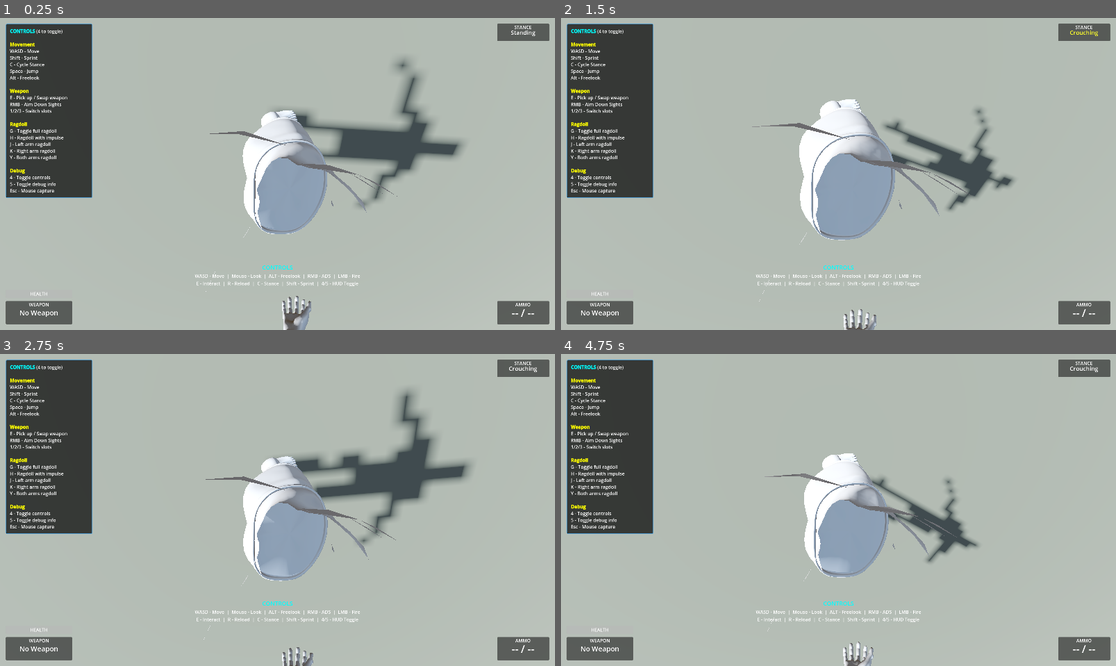
Above: before the commit, frames 1-4 (two rows, left to right).
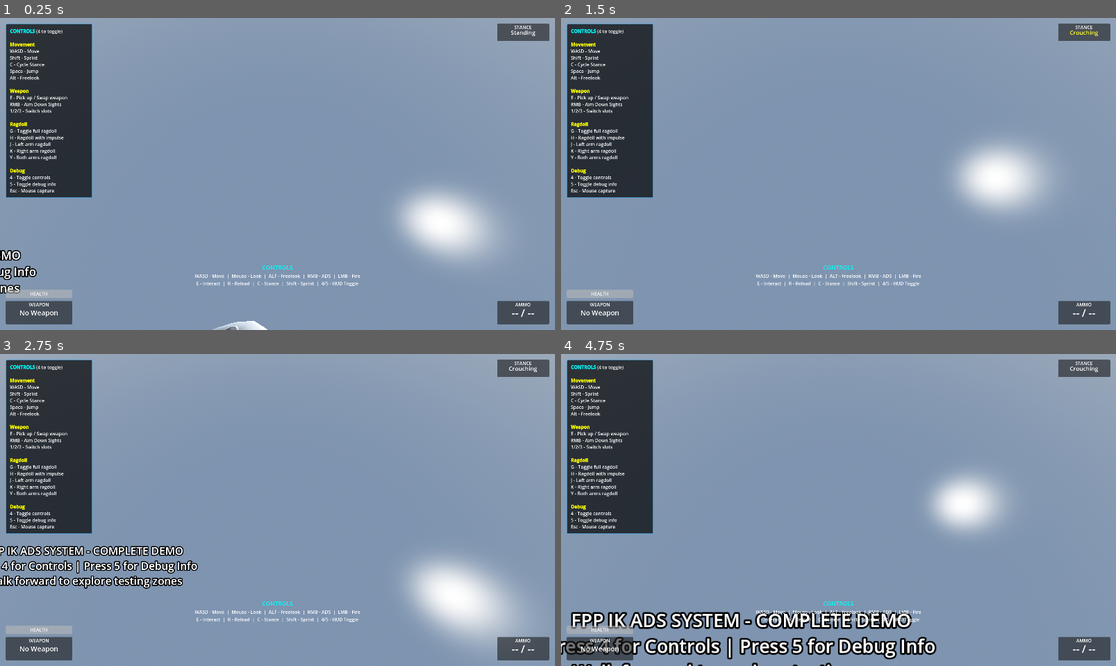
Above: after the commit, the same moments.

Repository: lmf-git/fpp-ik-ads
Game: Godot game, scene res://scenes/enhanced_demo.tscn
The game is run twice, just before and just after one commit, with the same random seed, the same clock (stepped at 60 frames per second) and the same inputs.
Inputs (mouse positions are in pixels of both pictures, inside the frame that each line leads up to):
- Up to frame 1 (0.25 s): no input
- Up to frame 2 (1.5 s): tap Enter at 0.5 s; move the mouse to (866, 174) at 0.52 s; hold Right mouse button (aim_down_sights) 0.53-1.28 s; hold W (move_forward) from 0.53 s (still down); click (866, 174) at 0.67 s; tap Space (jump) at 0.77 s; move the mouse to (810, 174) at 1.27 s; tap C (crouch) at 1.35 s
- Up to frame 3 (2.75 s): keep holding W (move_forward); tap Space (jump) at 1.52 s; move the mouse to (288, 503) at 2.02 s; press the mouse at (288, 503) at 2.03 s
- Up to frame 4 (4.75 s): keep holding W (move_forward); move the mouse to (832, 516) at 2.77 s; release the mouse at (832, 516) at 2.78 s; tap Alt (freelook) at 2.85 s; click (832, 516) at 2.92 s; tap Space (jump) at 3.02, 3.77, 4.52 s; move the mouse to (877, 513) at 3.52 s; tap E (interact) at 3.6 s; move the mouse to (794, 506) at 4.27 s; tap Shift (sprint) at 4.35 s

The runs differ from the first frame. In frame 1, 85% of the frame differs, in the area x 0-100%, y 0-100%; in frame 2, 84%; in frame 3, 84%; in frame 4, 86%.

Commit message:
Fix camera orientation, ragdoll legs, and weapon pickup
Addresses user feedback:
- "camera faces to the left instead of front in fps mode"
- "legs/hip still stiff when ragdoll and ragdoll ending"
- "still cant pick up weapons with e key"
- "7 key should start an ik mode where I can test ik manipulation"

Camera orientation fix:
- Remove PI (180°) Y rotation from camera
- Changed from: fps_camera.rotation = Vector3(camera_x_rotation, PI, 0)
- Changed to: fps_camera.rotation = Vector3(camera_x_rotation, 0, 0)
- Camera now inherits 180° rotation from character model automatically
- Faces forward correctly instead of left

Ragdoll leg/hip stiffness fix:
- Drastically reduced leg and hip damping values for more natural movement
- lower_leg: 1.5/2.0 → 0.5/1.0 (linear/angular)
- upper_leg: 1.5/2.0 → 0.5/1.0 (linear/angular)
- foot: 2.0/2.5 → 0.8/1.2 (linear/angular)
- hips: 6.0/8.0 → 2.0/3.0 (linear/angular)
- Legs now have very low damping for maximum floppiness
- Should eliminate stiffness during ragdoll and when ending

Weapon pickup fix:
- Set collision_layer = 2 on WeaponPickup
- Ensures InteractionRay (collision_mask = 3) can detect pickups
- Weapon pickups now properly detected when pressing E

IK mode verification:
- IK mode toggle already implemented (7 key)
- Pauses animation and enables IK locomotion system
- Allows testing IK manipulation of skeleton
- Works with existing input system

Files changed:
- scripts/components/camera_controller_component.gd: Remove PI rotation
- scripts/components/ragdoll_controller_refactored.gd: Reduce leg damping
- scenes/weapon_pickup.tscn: Set collision layer for interaction

Diff:
--- a/scenes/weapon_pickup.tscn
+++ b/scenes/weapon_pickup.tscn
@@ -15,6 +15,8 @@
 size = Vector3(1, 1, 1)
 
 [node name="WeaponPickup" type="StaticBody3D"]
+collision_layer = 2
+collision_mask = 0
 script = ExtResource("1")
 
 [node name="MeshInstance3D" type="MeshInstance3D" parent="."]
--- a/scripts/components/camera_controller_component.gd
+++ b/scripts/components/camera_controller_component.gd
@@ -218,9 +218,9 @@
 			third_person_camera.current = false
 			fps_camera.current = true
 
-		# In FPS mode, camera handles pitch, 180° Y to compensate for model rotation
-		# Character model is rotated 180° so camera needs to face forward
-		fps_camera.rotation = Vector3(camera_x_rotation, PI, 0)
+		# In FPS mode, camera handles pitch only
+		# Character model's 180° rotation is inherited through bone attachment
+		fps_camera.rotation = Vector3(camera_x_rotation, 0, 0)
 
 ## Update ADS (Aim Down Sights) FOV
 func update_ads(delta: float, is_aiming: bool) -> void:
--- a/scripts/components/ragdoll_controller_refactored.gd
+++ b/scripts/components/ragdoll_controller_refactored.gd
@@ -46,8 +46,8 @@
 	},
 	&"lower_leg": {
 		"type": PhysicalBone3D.JOINT_TYPE_6DOF,
-		"linear_damp": 1.5,
-		"angular_damp": 2.0,
+		"linear_damp": 0.5,
+		"angular_damp": 1.0,
 		"linear_limit": 0.0,
 		"angular_limits": {"x": [120, 0], "y": [5, -5], "z": [5, -5]},
 		"softness": {"x": 0.0, "y": 0.0, "z": 0.0}
@@ -78,16 +78,16 @@
 	},
 	&"hips": {
 		"type": PhysicalBone3D.JOINT_TYPE_6DOF,
-		"linear_damp": 6.0,
-		"angular_damp": 8.0,
+		"linear_damp": 2.0,
+		"angular_damp": 3.0,
 		"linear_limit": 0.0,
 		"angular_limits": {"x": [20, -20], "y": [15, -15], "z": [10, -10]},
 		"softness": {"x": 0.0, "y": 0.0, "z": 0.0}
 	},
 	&"upper_leg": {
 		"type": PhysicalBone3D.JOINT_TYPE_6DOF,
-		"linear_damp": 1.5,
-		"angular_damp": 2.0,
+		"linear_damp": 0.5,
+		"angular_damp": 1.0,
 		"linear_limit": 0.0,
 		"angular_limits": {"x": [70, -20], "y": [25, -25], "z": [15, -15]},
 		"softness": {"x": 0.0, "y": 0.0, "z": 0.0}
@@ -102,8 +102,8 @@
 	},
 	&"foot": {
 		"type": PhysicalBone3D.JOINT_TYPE_6DOF,
-		"linear_damp": 2.0,
-		"angular_damp": 2.5,
+		"linear_damp": 0.8,
+		"angular_damp": 1.2,
 		"linear_limit": 0.0,
 		"angular_limits": {"x": [15, -30], "y": [10, -10], "z": [10, -10]},
 		"softness": {"x": 0.0, "y": 0.0, "z": 0.0}
